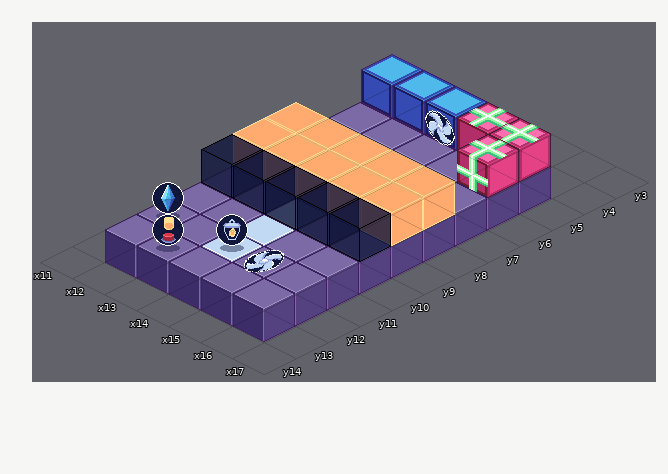
Tiled map -- Design/QhipanTiled/Sample.tmx. The picture above is the old version.
Cells are 64x32 px. Isometric: x runs down to the right, y down to the left. Shown: x 11..17, y 3..14. Tiles whose own drawing changed are shown in their newer look in all pictures.
The result:
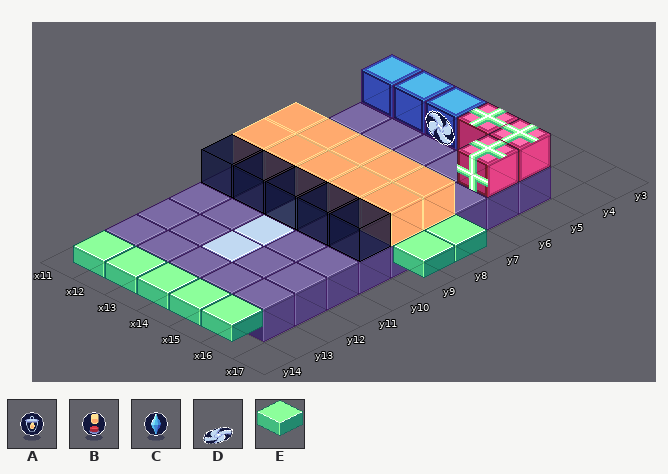
Key: from "Tileset1": A 16 "Lamp", B 18 "Switch", C 19 "McGuffin", D 21 "Fan-Placed", E 30.
_ is an empty cell.
Message: Added new tileset parts
From old to new:
Layer "Tile Layer 1":
Tile E is added in rows 8 to 9 at x 17; in row 14 at x 12 to 16.
Layer "Tile Layer 3":
Tile A is removed in row 11 at x 13.
Tile B is removed in row 12 at x 12.
Tile C is removed in row 11 at x 11.
Tile D is removed in row 11 at x 14.
